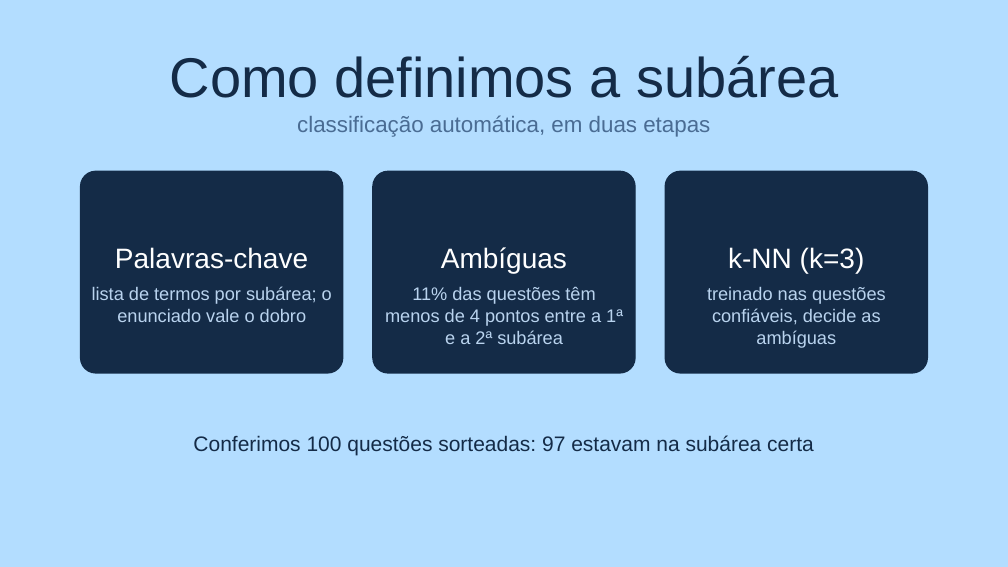
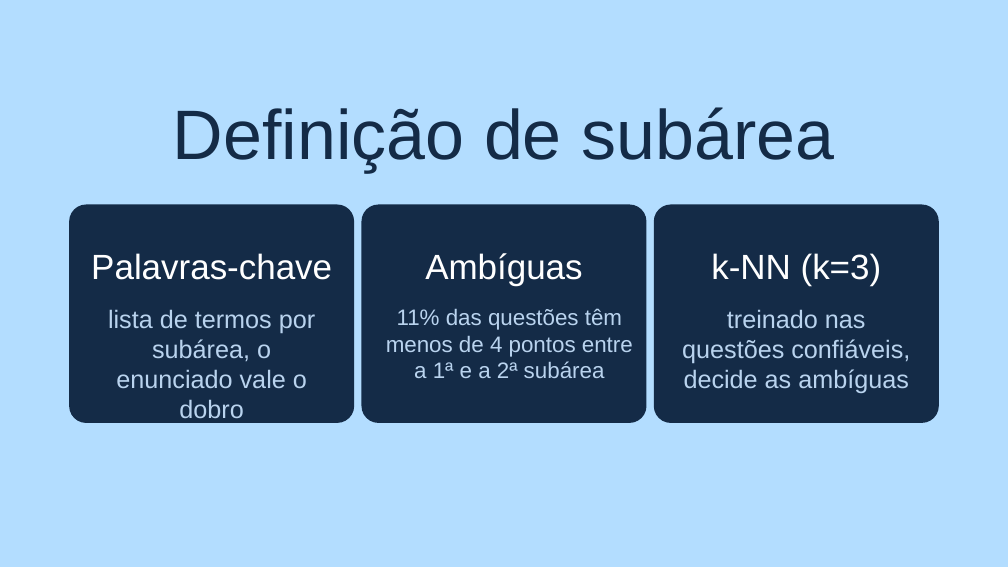
Before and after one commit to barbaradasilvadapper/T1-PLN, a slide deck: slide 7 of entregaveis/Trabalho1_PLN.pptx. Drawn at 1008x567 pixels with LibreOffice and Linux fonts; fonts in the diff are those of the drawing. Boxes give left, top, right and bottom in pixels: in the first picture for what was removed or moved away, otherwise in the second. Text is boxed around its words. In the diff, an @@ line names an element or a change of style, - is before the commit and + after.

```diff
--- a/entregaveis/Trabalho1_PLN.pptx
+++ b/entregaveis/Trabalho1_PLN.pptx
@@ text removed at [170,55,838,98] @@
-Como definimos a subárea
@@ text added at [173,107,834,172], 50 pt, text #142B47 @@
+Definição de subárea
@@ text removed at [297,115,710,137] @@
-classificação automática, em duas etapas
@@ rounded rectangle: place and size @@
-rounded rectangle at [81,171,343,373]
+rounded rectangle at [70,206,353,422]
@@ rounded rectangle: place and size @@
-rounded rectangle at [373,171,635,373]
+rounded rectangle at [362,206,645,422]
@@ rounded rectangle: place and size @@
-rounded rectangle at [665,171,927,373]
+rounded rectangle at [654,206,937,422]
@@ size 20 to 25 pt in 3 elements at [425,253,582,286], [711,253,882,286], [91,253,332,280] @@
@@ text at [108,309,315,388]: text changed; size 13 to 18 pt @@
-lista de termos por subárea; o enunciado vale o dobro
+lista de termos por subárea, o enunciado vale o dobro
@@ text "11% das questões têm menos ...": place and size @@
-text "11% das questões têm menos ..." at [385,286,623,344]
+text "11% das questões têm menos ..." at [386,308,633,378]
@@ text "11% das questões têm menos ..." at [386,308,633,378]: size 13 to 16 pt @@
@@ text "treinado nas questões confiáveis, decide ...": place and size @@
-text "treinado nas questões confiáveis, decide ..." at [707,287,886,348]
+text "treinado nas questões confiáveis, decide ..." at [682,309,910,393]
@@ text "treinado nas questões confiáveis, decide ..." at [682,309,910,393]: size 13 to 18 pt @@
@@ text removed at [193,435,814,456] @@
-Conferimos 100 questões sorteadas: 97 estavam na subárea certa
```
Also in this commit, not shown: 15 other slides changed, 3 slides added, 3 slides removed, 3 other files.
